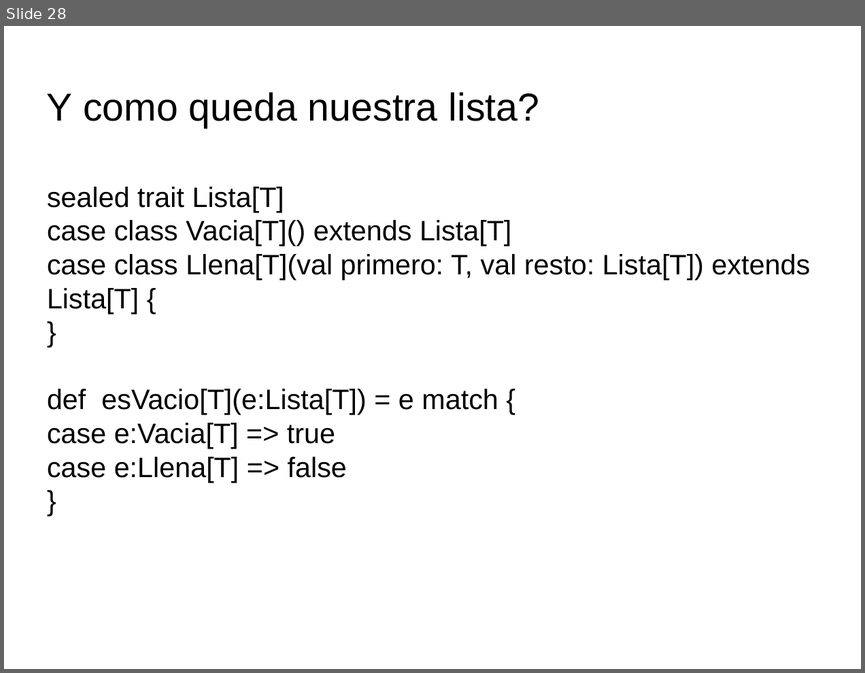
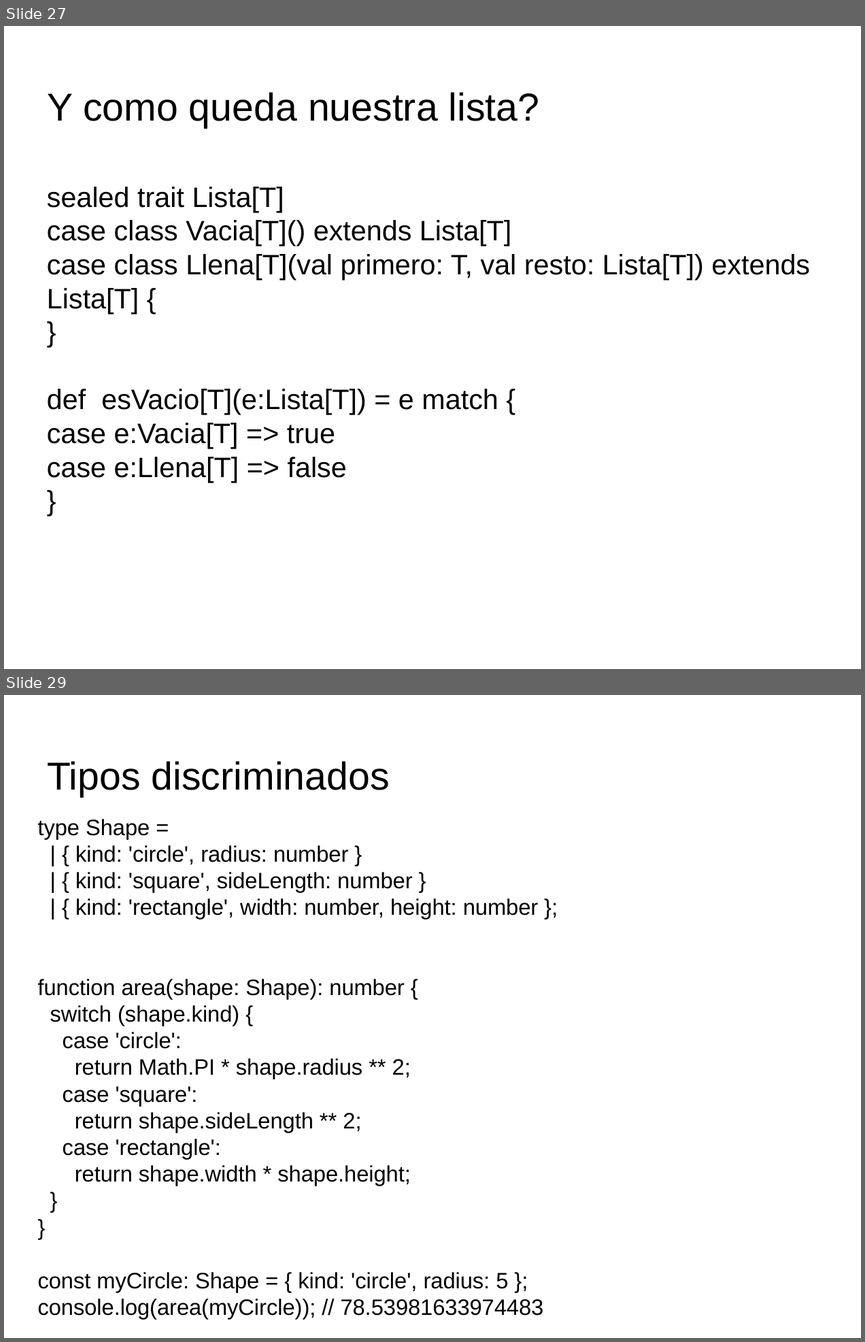
Before and after one commit to emanuelpeg/paradigmaUAP2024, a slide deck: funcional/clase3.pptx. Shown one above the other, each under a label of ours: slide 28 before the commit, slides 27 and 29 after it; the slides between them are not shown. The pictures are 865x673 and 865x1342 pixels, drawn with LibreOffice and Linux fonts; fonts in the diff are those of the drawing; background and template pictures are left out. Boxes give left, top, right and bottom in pixels: in the first picture for what was removed or moved away, otherwise in the second. Text is boxed around its words. In the diff, an @@ line names an element or a change of style, - is before the commit and + after.

```diff
--- a/funcional/clase3.pptx
+++ b/funcional/clase3.pptx
@@ slide 29 added at [4, 695, 861, 1338], background picture (left out) @@
@@ text added at [47, 761, 390, 797], 32.7 pt, text #000000 @@
+Tipos discriminados
@@ text added at [38, 819, 544, 1319], 18.6 pt, text #000000 @@
+type Shape =
+| { kind: 'circle', radius: number }
+| { kind: 'square', sideLength: number }
+| { kind: 'rectangle', width: number, height: number };
+function area(shape: Shape): number {
+switch (shape.kind) {
+case 'circle':
+return Math.PI * shape.radius ** 2;
+case 'square':
+return shape.sideLength ** 2;
+case 'rectangle':
+return shape.width * shape.height;
+}
+}
+const myCircle: Shape = { kind: 'circle', radius: 5 };
+console.log(area(myCircle)); // 78.53981633974483
@@ what was slide 28 is now slide 27 @@
```
Also in this commit, not shown: 3 slides changed, 10 other slides added, 10 other files.
